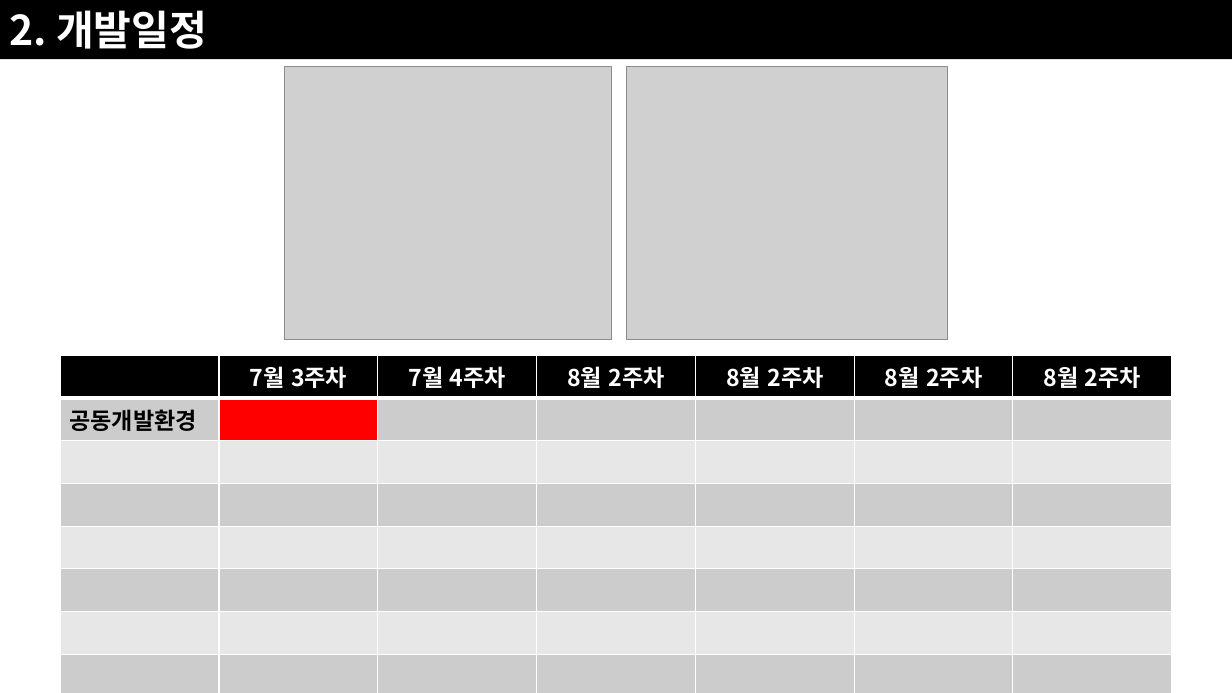
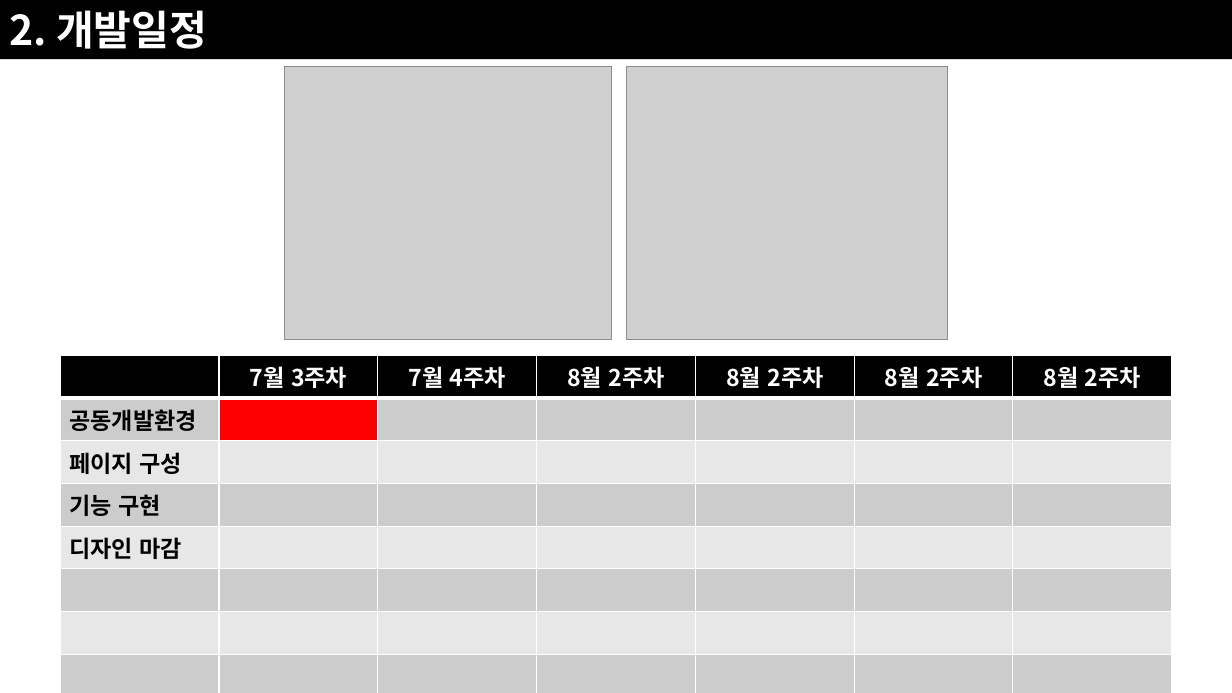
Before and after one commit to JoSihun/CGVR_Lab, a slide deck: slide 2 of documents/01_프로젝트_개발계획.pptx. Drawn at 1232x693 pixels with LibreOffice and Linux fonts; fonts in the diff are those of the drawing; grey boxes stand for pictures. Boxes give left, top, right and bottom in pixels: in the first picture for what was removed or moved away, otherwise in the second. Text is boxed around its words. In the diff, an @@ line names an element or a change of style, - is before the commit and + after.

Commit message:
2022.07.20(수) / 20:50

```diff
--- a/documents/01_프로젝트_개발계획.pptx
+++ b/documents/01_프로젝트_개발계획.pptx
@@ table at bbox=[60, 356, 1173, 655] @@
+row 3: 페이지 구성 |  |  |  |  |  | 
+row 4: 기능 구현 |  |  |  |  |  | 
+row 5: 디자인 마감 |  |  |  |  |  | 
-row 6:  |  |  |  |  |  | 
-row 7:  |  |  |  |  |  | 
-row 8:  |  |  |  |  |  | 
```
Also in this commit, not shown: 1 other slide changed, 15 slides added.
